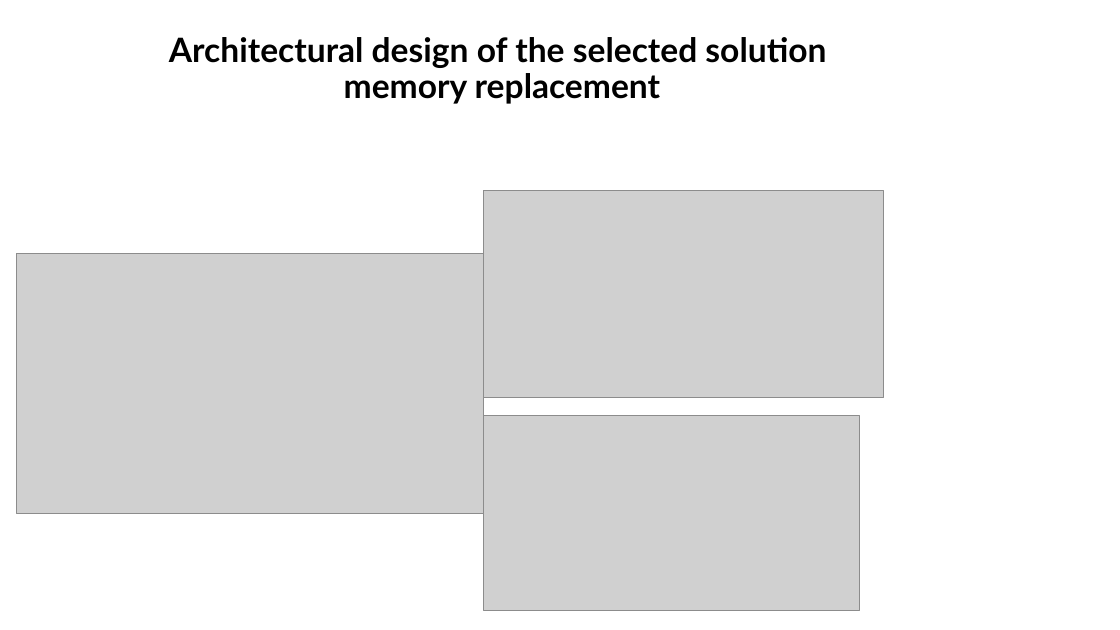
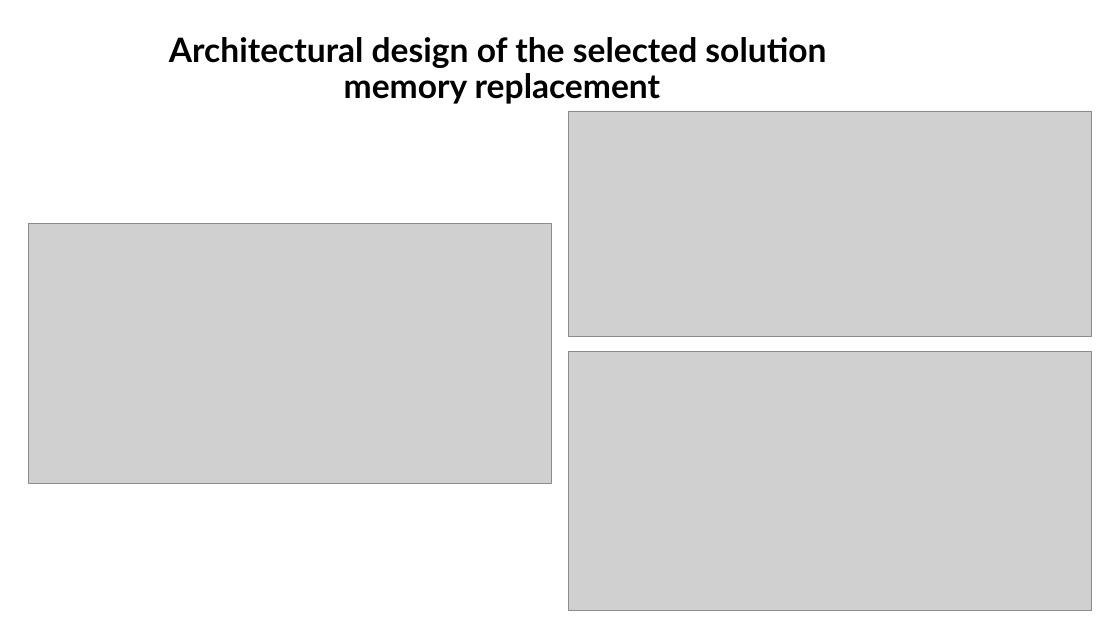
Before and after one commit to muhammad0bi/044169_project_B, a slide deck: slide 6 of Presintaions and Reports/Final presntaion VLSI.pptx. Drawn at 1120x630 pixels with LibreOffice and Linux fonts; fonts in the diff are those of the drawing; grey boxes stand for pictures. Boxes give left, top, right and bottom in pixels: in the first picture for what was removed or moved away, otherwise in the second. Text is boxed around its words. In the diff, an @@ line names an element or a change of style, - is before the commit and + after.

Commit message:
instructionLoad simulation opcode picture updated, final presentation updated

```diff
--- a/Presintaions and Reports/Final presntaion VLSI.pptx
+++ b/Presintaions and Reports/Final presntaion VLSI.pptx
@@ picture: place and size @@
-picture at bbox=[484, 190, 884, 397]
+picture at bbox=[569, 111, 1092, 337]
@@ picture: place and size @@
-picture at bbox=[16, 254, 484, 513]
+picture at bbox=[28, 224, 551, 484]
@@ picture: place and size @@
-picture at bbox=[484, 416, 860, 611]
+picture at bbox=[569, 351, 1092, 611]
```
Also in this commit, not shown: 3 other slides changed, 4 slides added, 1 slide removed, 1 other file.
